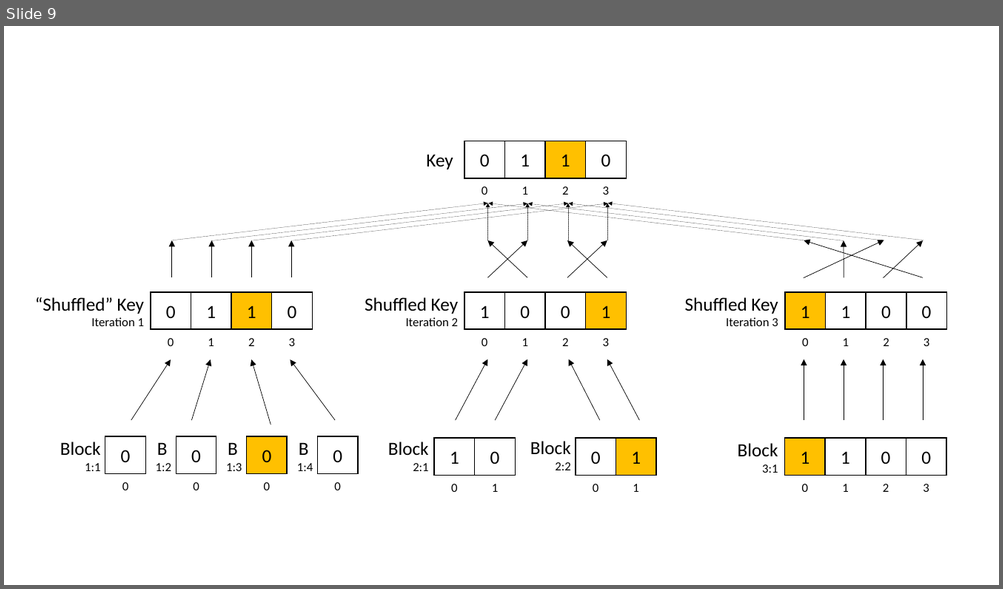
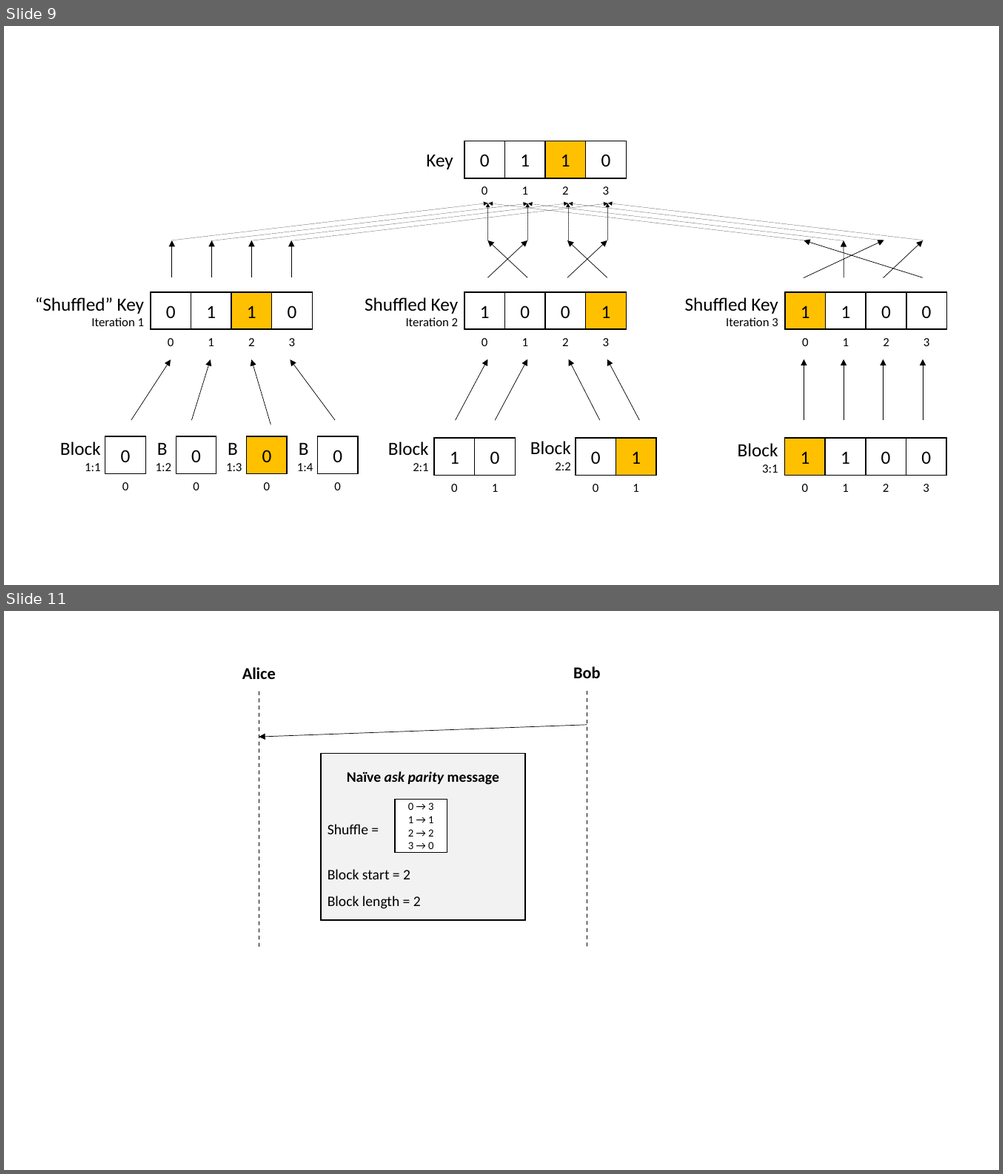
Before and after one commit to brunorijsman/cascade-python, a slide deck: docs/source/figures/figures.pptx. Shown one above the other, each under a label of ours: slide 9 before the commit, slides 9 and 11 after it; the slides between them are not shown. The pictures are 1003x589 and 1003x1174 pixels, drawn with LibreOffice and Linux fonts; fonts in the diff are those of the drawing. Boxes give left, top, right and bottom in pixels: in the first picture for what was removed or moved away, otherwise in the second. Text is boxed around its words. In the diff, an @@ line names an element or a change of style, - is before the commit and + after.

Commit message:
compute correct parity

```diff
--- a/docs/source/figures/figures.pptx
+++ b/docs/source/figures/figures.pptx
@@ slide 11 added at [4, 611, 999, 1170], background #FFFFFF @@
@@ text added at [242, 667, 276, 679], 16 pt, text #000000, bold @@
+Alice
@@ text added at [573, 667, 600, 678], 16 pt, text #000000, bold @@
+Bob
@@ line added from (259, 692) to (259, 951), #000000 1 pt dashed @@
@@ line added from (586, 692) to (586, 951), #000000 1 pt dashed @@
@@ arrow added from (586, 725) to (259, 737), #000000 0.5 pt @@
@@ rectangle added at [321, 754, 526, 920], fill #F2F2F2, outline #000000 1 pt, 14 pt, text #000000 @@
+Naïve ask parity message
+Shuffle =
+Block start = 2
+Block length = 2
@@ rectangle added at [395, 799, 447, 853], fill #FFFFFF, outline #000000 1 pt, 10.5 pt, text #000000 @@
+0 → 3
+1 → 1
+2 → 2
+3 → 0
```
Also in this commit, not shown: 2 slides changed, 5 other slides added, 7 other files.
